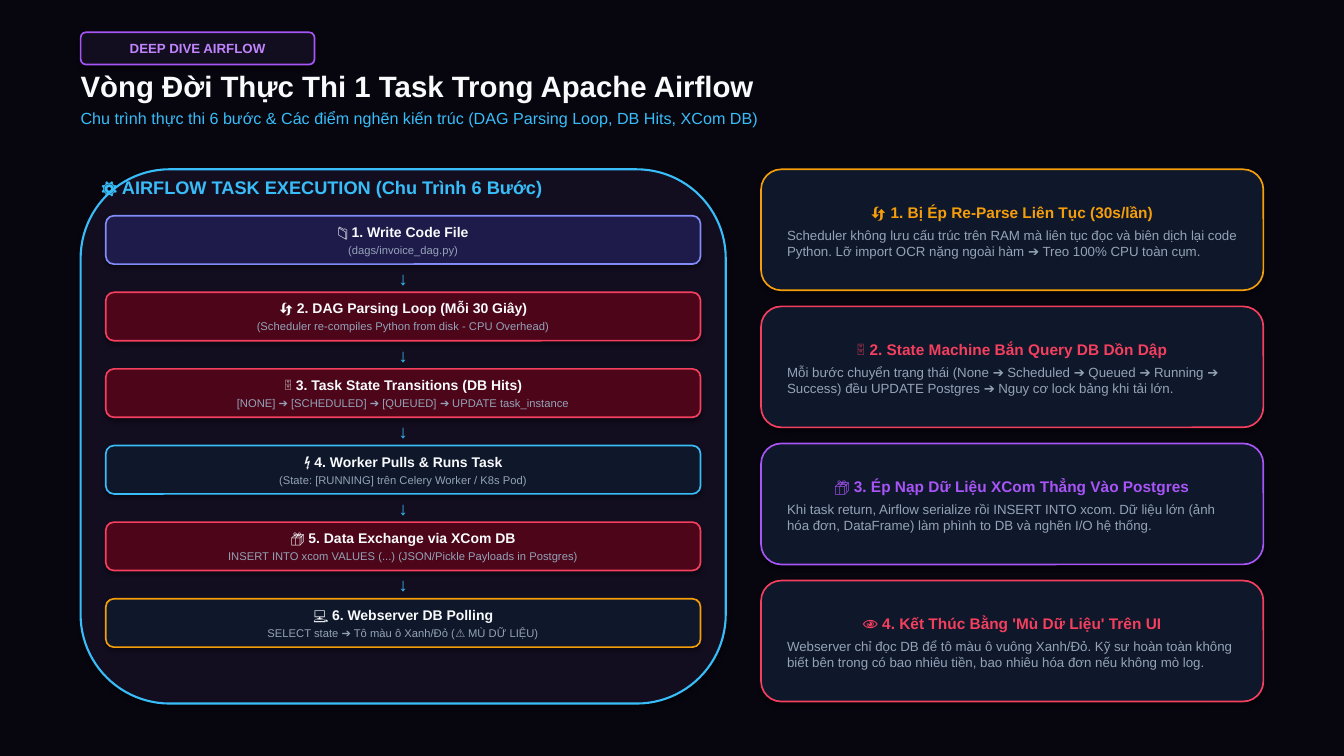
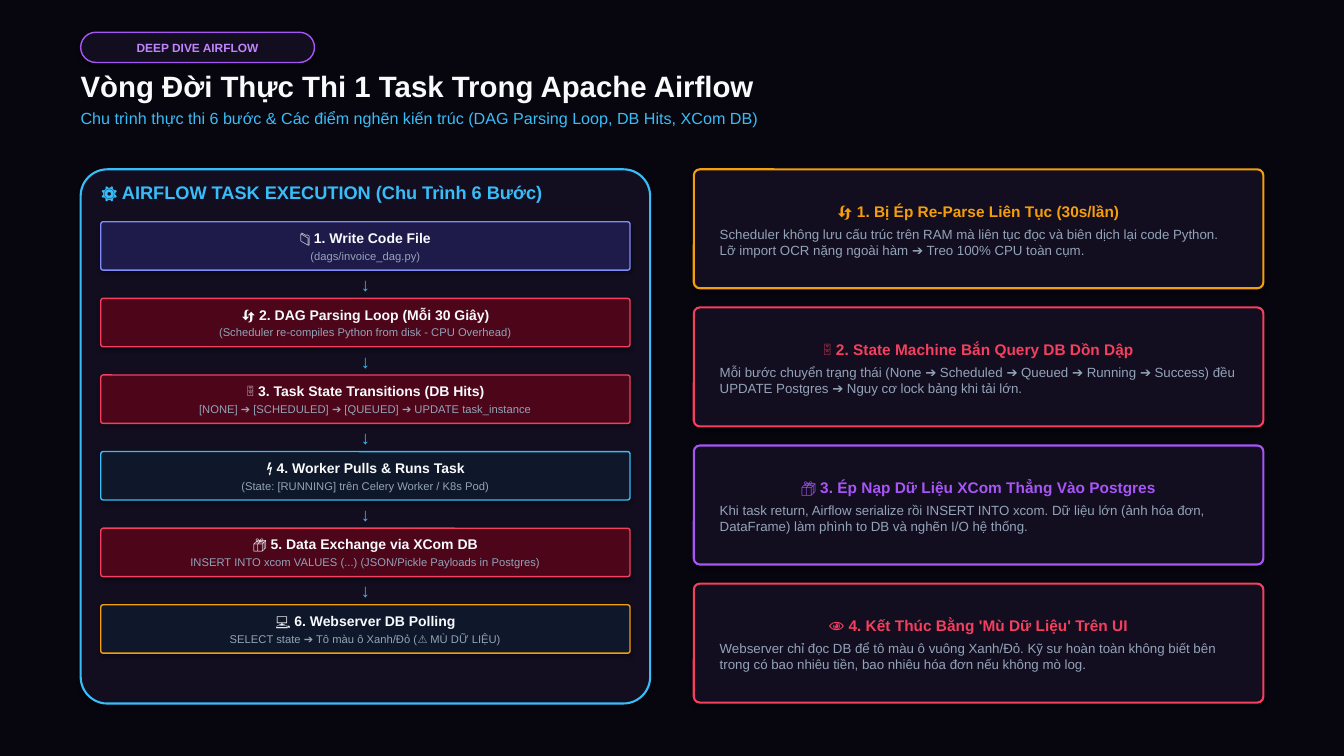
Before and after one commit to dangminhduchl/Airflow_Dagster, a slide deck: slide 5 of Airflow_vs_Dagster_Thuyet_Trinh.pptx. Drawn at 1344x756 pixels with LibreOffice and Linux fonts; fonts in the diff are those of the drawing. Boxes give left, top, right and bottom in pixels: in the first picture for what was removed or moved away, otherwise in the second. Text is boxed around its words. In the diff, an @@ line names an element or a change of style, - is before the commit and + after.

```diff
--- a/Airflow_vs_Dagster_Thuyet_Trinh.pptx
+++ b/Airflow_vs_Dagster_Thuyet_Trinh.pptx
@@ rounded rectangle "DEEP DIVE AIRFLOW" at <box>81,32,315,63</box>: size 9.5 to 8.5 pt; outline #A855F7 1.2 pt to #A855F7 1 pt; proportions changed @@
@@ rounded rectangle: place and size @@
-rounded rectangle at <box>81,169,726,704</box>
+rounded rectangle at <box>81,169,650,704</box>
@@ rounded rectangle at <box>81,169,650,704</box>: proportions changed @@
@@ rounded rectangle "🔄 1. Bị Ép Re-Parse ...": place and size @@
-rounded rectangle "🔄 1. Bị Ép Re-Parse ..." at <box>761,169,1263,290</box>
+rounded rectangle "🔄 1. Bị Ép Re-Parse ..." at <box>694,169,1263,288</box>
@@ rounded rectangle "🔄 1. Bị Ép Re-Parse ..." at <box>694,169,1263,288</box>: fill #0F172A to #120E20; outline #F59E0B 1.2 pt to #F59E0B 1.5 pt; proportions changed @@
@@ text "⚙️ AIRFLOW TASK EXECUTION (Chu ...": place and size @@
-text "⚙️ AIRFLOW TASK EXECUTION (Chu ..." at <box>122,180,542,198</box>
+text "⚙️ AIRFLOW TASK EXECUTION (Chu ..." at <box>122,185,542,203</box>
@@ rounded rectangle "📁 1. Write Code File": place and size @@
-rounded rectangle "📁 1. Write Code File" at <box>106,216,701,264</box>
+rounded rectangle "📁 1. Write Code File" at <box>101,222,630,270</box>
@@ rounded rectangle "📁 1. Write Code File" at <box>101,222,630,270</box>: outline #818CF8 1.2 pt to #818CF8 1 pt; proportions changed @@
@@ rounded rectangle "🔄 2. DAG Parsing Loop ...": place and size @@
-rounded rectangle "🔄 2. DAG Parsing Loop ..." at <box>106,292,701,341</box>
+rounded rectangle "🔄 2. DAG Parsing Loop ..." at <box>101,298,630,347</box>
@@ rounded rectangle "🗄️ 2. State Machine Bắn ...": place and size @@
-rounded rectangle "🗄️ 2. State Machine Bắn ..." at <box>761,307,1263,427</box>
+rounded rectangle "🗄️ 2. State Machine Bắn ..." at <box>694,308,1263,426</box>
@@ rounded rectangle "🗄️ 2. State Machine Bắn ..." at <box>694,308,1263,426</box>: fill #0F172A to #120E20; outline #F43F5E 1.2 pt to #F43F5E 1.5 pt; proportions changed @@
@@ rounded rectangle "🗄️ 3. Task State Transitions ...": place and size @@
-rounded rectangle "🗄️ 3. Task State Transitions ..." at <box>106,369,701,417</box>
+rounded rectangle "🗄️ 3. Task State Transitions ..." at <box>101,375,630,423</box>
@@ rounded rectangle "📦 3. Ép Nạp Dữ ...": place and size @@
-rounded rectangle "📦 3. Ép Nạp Dữ ..." at <box>761,444,1263,565</box>
+rounded rectangle "📦 3. Ép Nạp Dữ ..." at <box>694,446,1263,565</box>
@@ rounded rectangle "📦 3. Ép Nạp Dữ ..." at <box>694,446,1263,565</box>: fill #0F172A to #120E20; outline #A855F7 1.2 pt to #A855F7 1.5 pt; proportions changed @@
@@ rounded rectangle "⚡ 4. Worker Pulls & ...": place and size @@
-rounded rectangle "⚡ 4. Worker Pulls & ..." at <box>106,446,701,494</box>
+rounded rectangle "⚡ 4. Worker Pulls & ..." at <box>101,452,630,500</box>
@@ rounded rectangle "⚡ 4. Worker Pulls & ..." at <box>101,452,630,500</box>: outline #38BDF8 1.2 pt to #38BDF8 1 pt; proportions changed @@
@@ outline #F43F5E 1.2 pt to #F43F5E 1 pt; proportions changed in 3 elements at <box>101,298,630,347</box>, <box>101,375,630,423</box>, <box>101,528,630,577</box> @@
@@ rounded rectangle "📦 5. Data Exchange via ...": place and size @@
-rounded rectangle "📦 5. Data Exchange via ..." at <box>106,522,701,571</box>
+rounded rectangle "📦 5. Data Exchange via ..." at <box>101,528,630,577</box>
@@ 5 texts: place and size @@
-5 texts at <box>383,266,423,597</box>
+5 texts at <box>345,272,385,603</box>
@@ rounded rectangle "👁️ 4. Kết Thúc Bằng ..." at <box>694,584,1263,703</box>: fill #0F172A to #120E20; outline #F43F5E 1.2 pt to #F43F5E 1.5 pt; proportions changed @@
@@ rounded rectangle "👁️ 4. Kết Thúc Bằng ...": place and size @@
-rounded rectangle "👁️ 4. Kết Thúc Bằng ..." at <box>761,581,1263,702</box>
+rounded rectangle "👁️ 4. Kết Thúc Bằng ..." at <box>694,584,1263,703</box>
@@ rounded rectangle "💻 6. Webserver DB Polling": place and size @@
-rounded rectangle "💻 6. Webserver DB Polling" at <box>106,599,701,647</box>
+rounded rectangle "💻 6. Webserver DB Polling" at <box>101,605,630,653</box>
@@ rounded rectangle "💻 6. Webserver DB Polling" at <box>101,605,630,653</box>: outline #F59E0B 1.2 pt to #F59E0B 1 pt; proportions changed @@
```
Also in this commit, not shown: 10 other slides changed, 22 other files.
